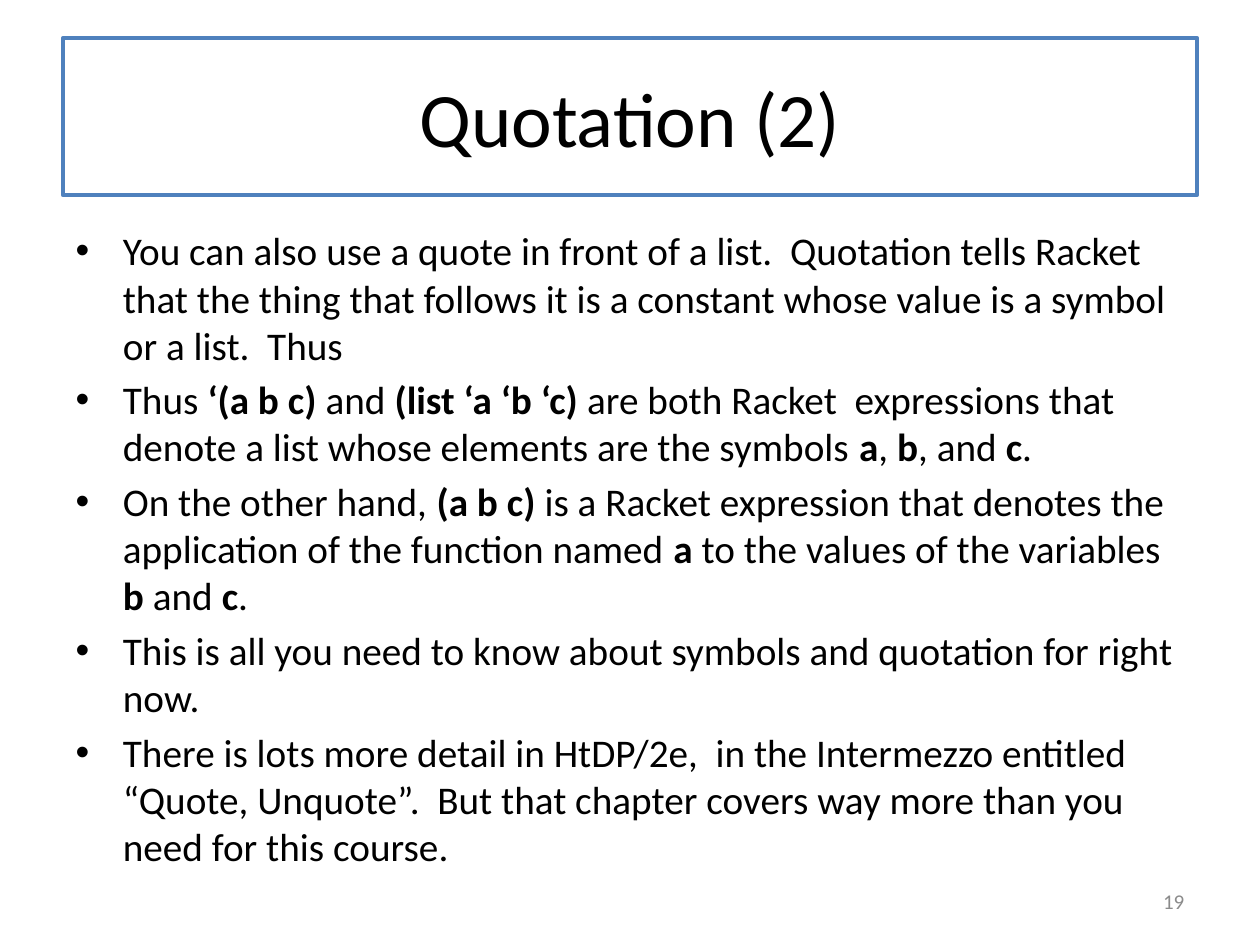
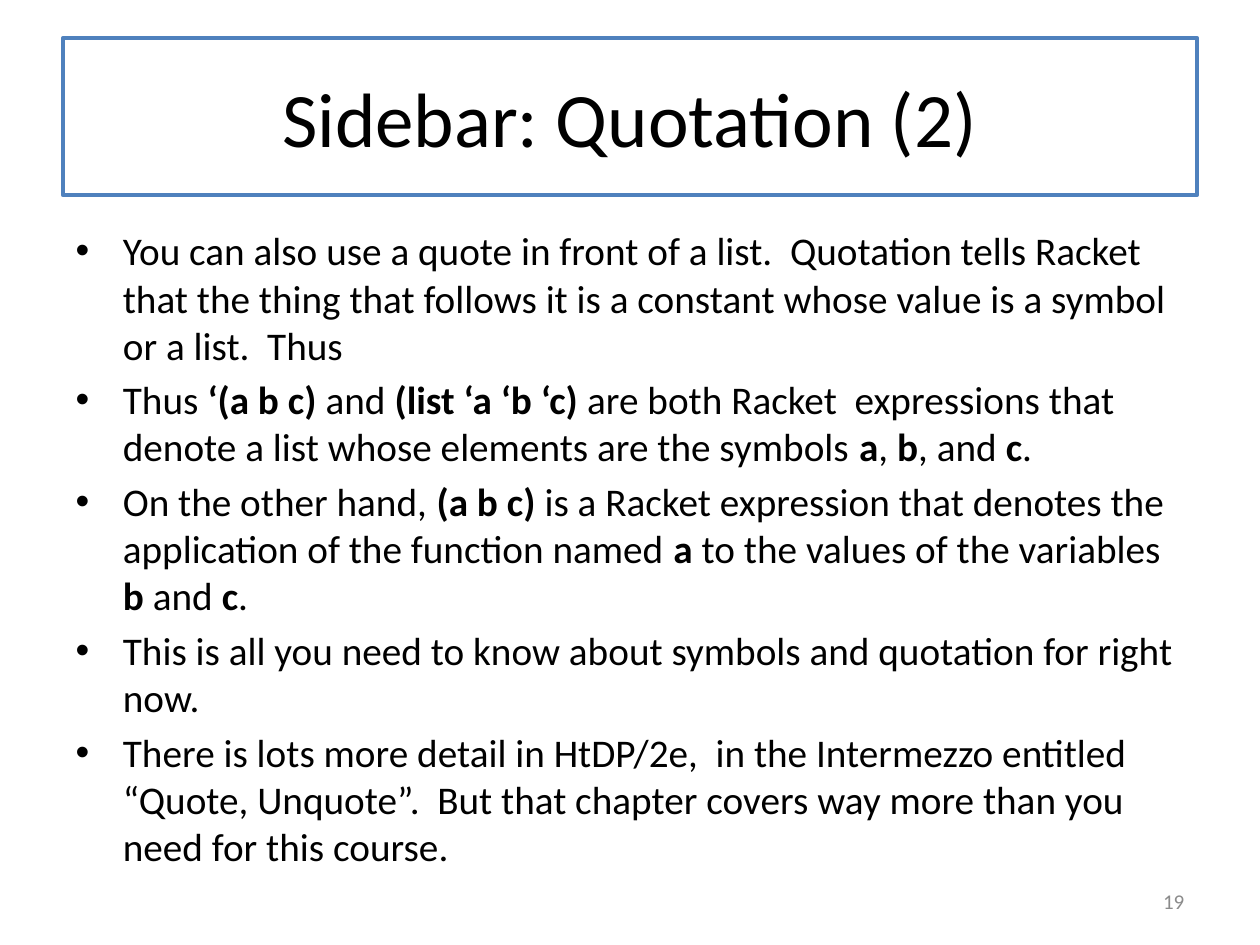
Before and after one commit to mwand/cs5010f16, a slide deck: slide 19 of Slides/Lesson 7.4 Case Study-- Undefined Variables.pptx. Drawn at 1260x945 pixels with LibreOffice and Linux fonts; fonts in the diff are those of the drawing. Boxes give left, top, right and bottom in pixels: in the first picture for what was removed or moved away, otherwise in the second. Text is boxed around its words. In the diff, an @@ line names an element or a change of style, - is before the commit and + after.

```diff
--- a/Slides/Lesson 7.4 Case Study-- Undefined Variables.pptx
+++ b/Slides/Lesson 7.4 Case Study-- Undefined Variables.pptx
@@ title at (x1=282, y1=91, x2=977, y2=158): text changed @@
-Quotation (2)
+Sidebar: Quotation (2)
```
Also in this commit, not shown: 7 other slides changed, 10 slides added, 9 slides removed, 7 other files.
